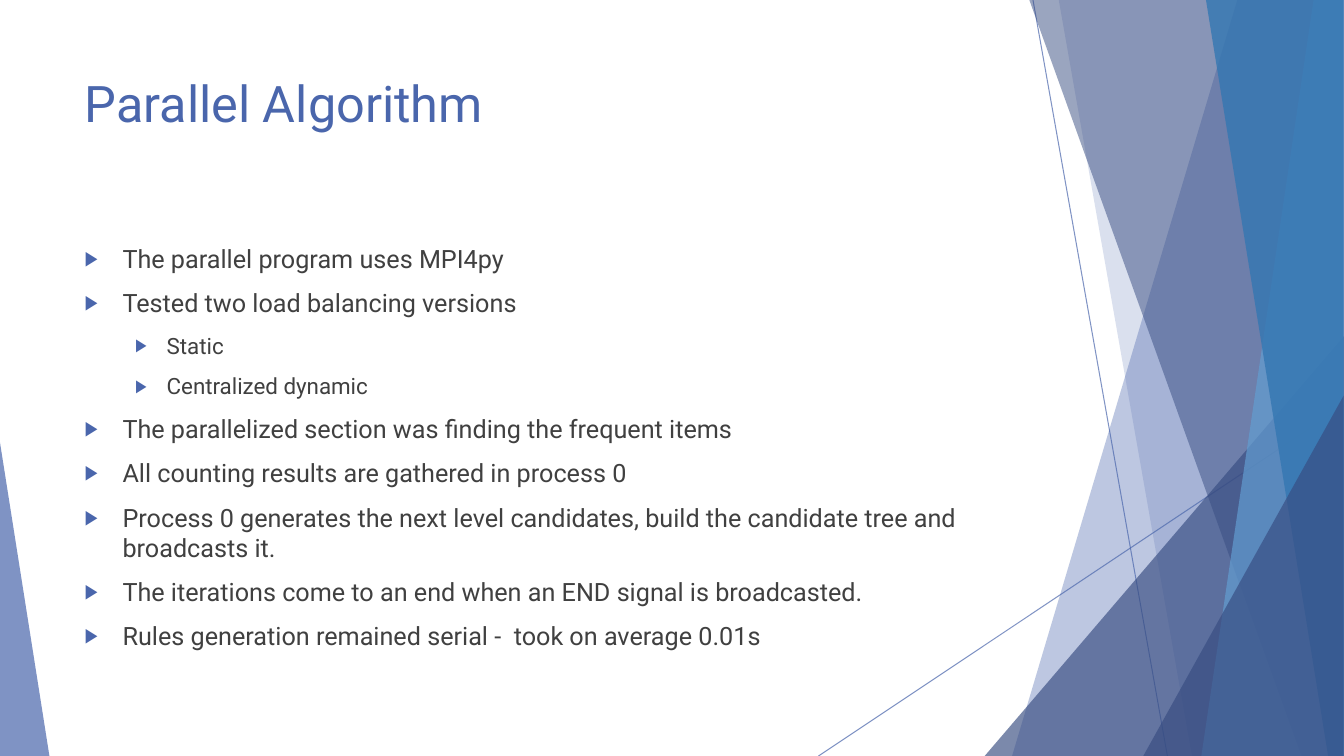
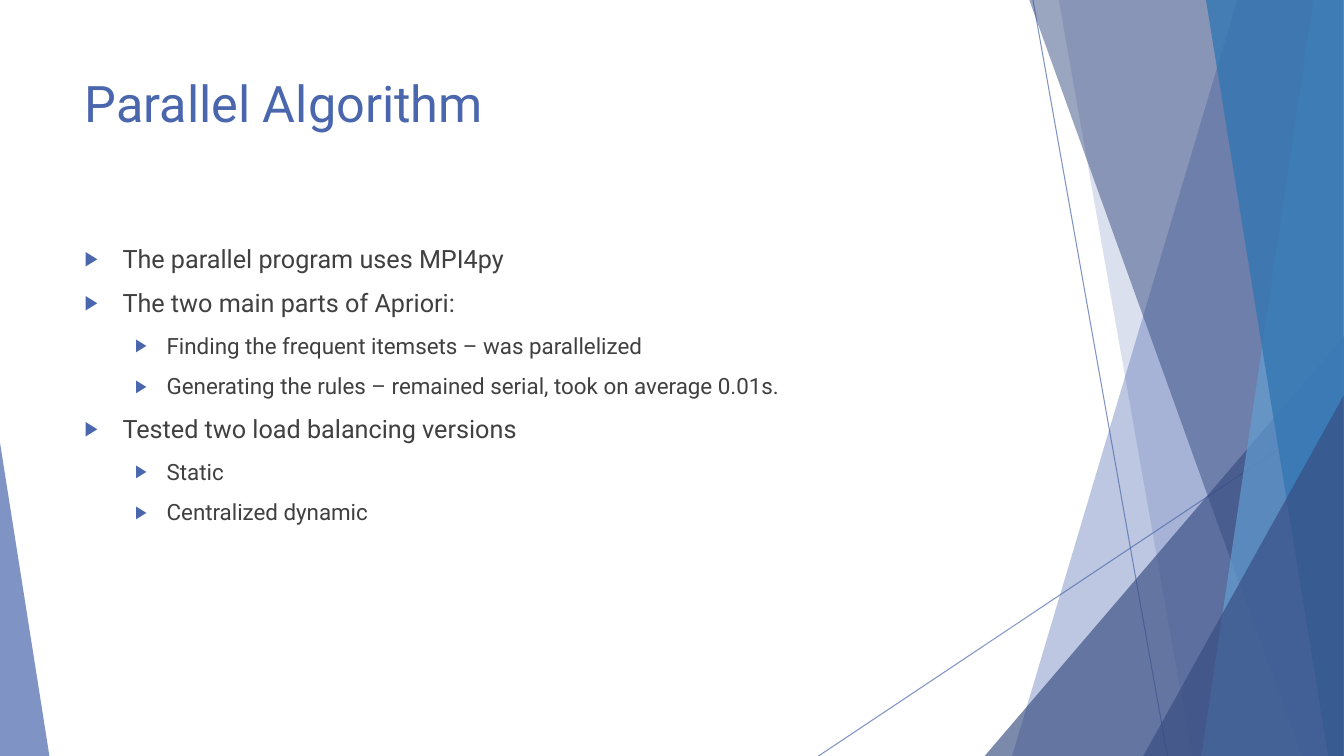
Before and after one commit to ParallelProgramming/Term-Project, a slide deck: slide 6 of Parallel Data Mining.pptx. Drawn at 1344x756 pixels with LibreOffice and Linux fonts; fonts in the diff are those of the drawing. Boxes give left, top, right and bottom in pixels: in the first picture for what was removed or moved away, otherwise in the second. Text is boxed around its words. In the diff, an @@ line names an element or a change of style, - is before the commit and + after.

Commit message:
presentation update

```diff
--- a/Parallel Data Mining.pptx
+++ b/Parallel Data Mining.pptx
@@ text at (123,293,779,399): paragraphs added @@
+▶ The two main parts of Apriori:
+  ▶ Finding the frequent itemsets – was parallelized
+  ▶ Generating the rules – remained serial, took on average 0.01s.
@@ text at (123,419,956,651): paragraphs removed @@
-▶ The parallelized section was finding the frequent items
-▶ All counting results are gathered in process 0
-▶ Process 0 generates the next level candidates, build the candidate tree and broadcasts it.
-▶ The iterations come to an end when an END signal is broadcasted.
-▶ Rules generation remained serial - took on average 0.01s
```
Also in this commit, not shown: 5 other slides changed, 1 slide added.
